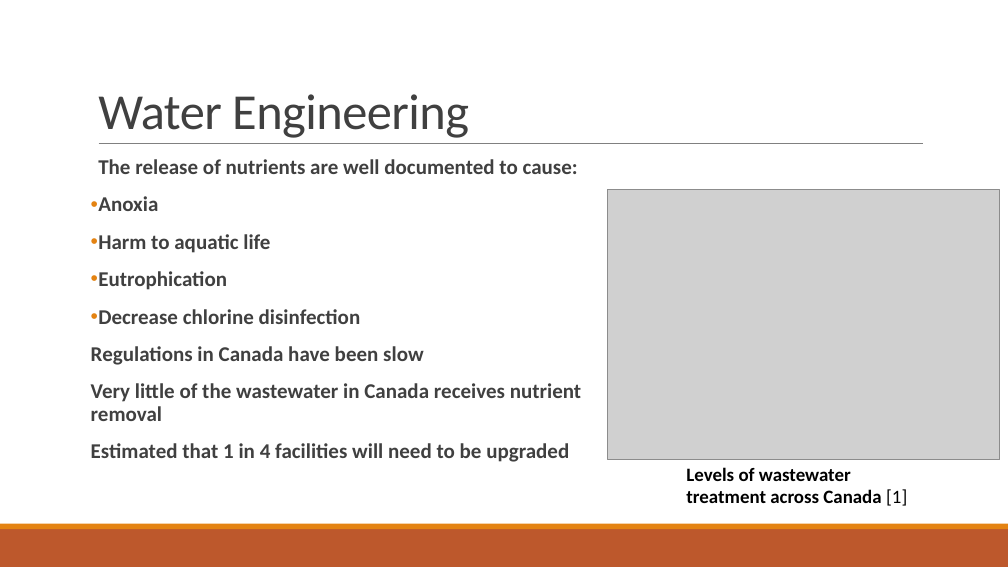
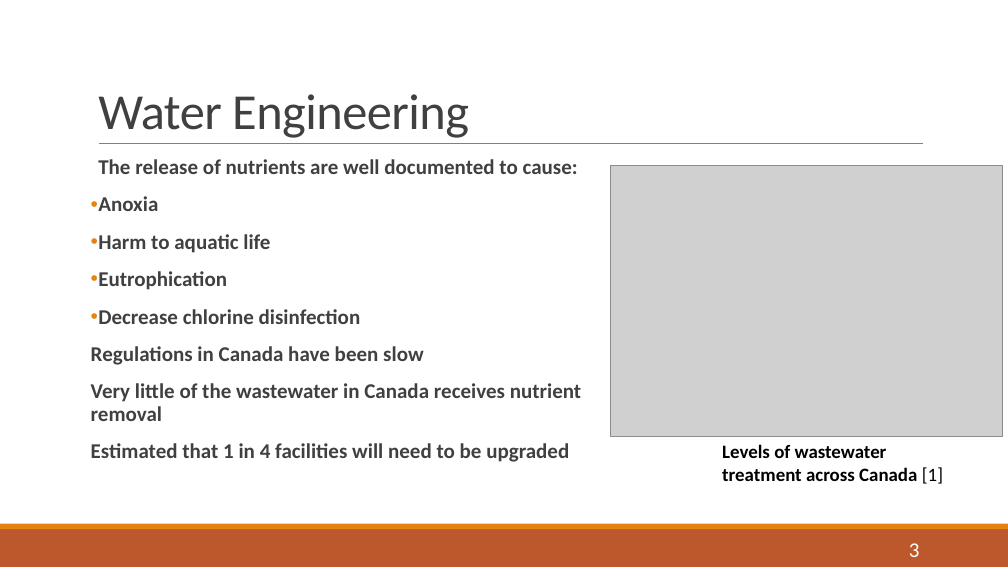
Before and after one commit to mark-edney/Thesis-Matlab, a slide deck: slide 3 of Thesis defense.pptx. Drawn at 1008x567 pixels with LibreOffice and Linux fonts; fonts in the diff are those of the drawing; grey boxes stand for pictures. Boxes give left, top, right and bottom in pixels: in the first picture for what was removed or moved away, otherwise in the second. Text is boxed around its words. In the diff, an @@ line names an element or a change of style, - is before the commit and + after.

```diff
--- a/Thesis defense.pptx
+++ b/Thesis defense.pptx
@@ picture moved from (x1=608, y1=190, x2=1000, y2=461) to (x1=611, y1=166, x2=1003, y2=436) @@
@@ text "Levels of wastewater treatment across ..." moved from (x1=686, y1=467, x2=907, y2=506) to (x1=722, y1=444, x2=943, y2=484) @@
@@ page number added at (x1=909, y1=543, x2=920, y2=557), 20 pt, text #FFFFFF @@
+3
```
Also in this commit, not shown: 16 other slides changed, 2 other files.
